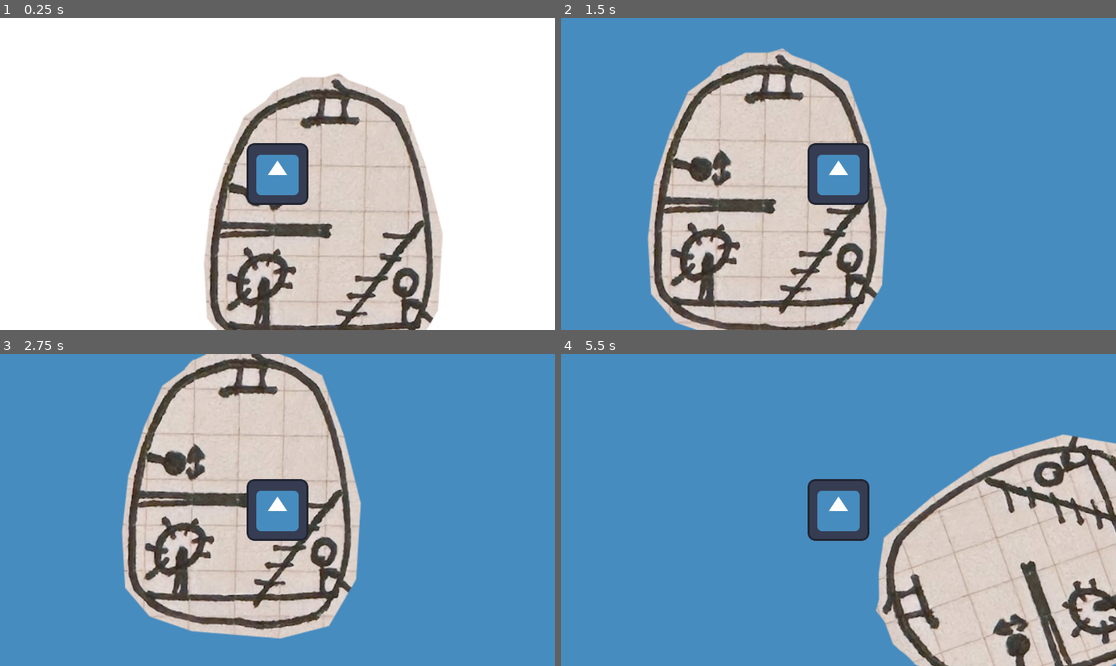
Above: before the commit, frames 1-4 (two rows, left to right).
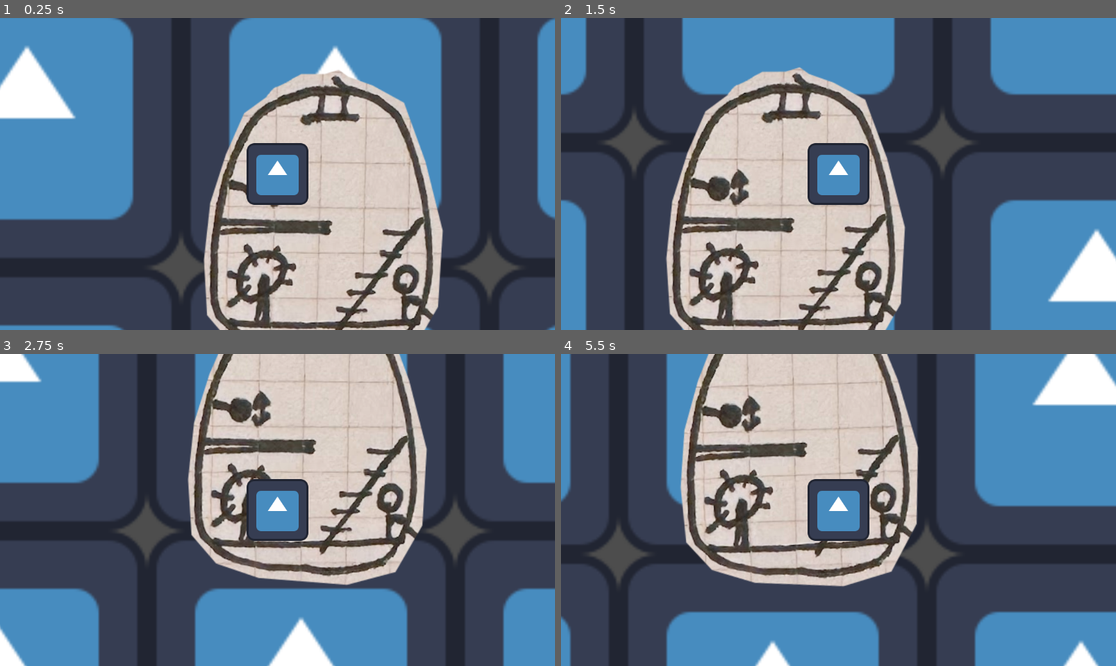
Above: after the commit, the same moments.

Repository: calzila/GGJ_2025
Game: Godot game, scene res://Overworld.tscn
Same seed, same stepped clock (60 frames per second), same inputs: the game is played once before the commit and once after it. The engine's default icon, where the game draws it, is replaced by a stand-in: a white triangle on a blue panel in a dark square.
Inputs:
- Up to frame 1 (0.25 s): no input
- Up to frame 2 (1.5 s): tap Enter (ui_accept) at 0.5, 0.77 s; hold Right (ui_right) from 0.53 s (still down)
- Up to frame 3 (2.75 s): tap Enter (ui_accept) at 1.52 s; release Right (ui_right) at 2.03 s; hold Left (ui_left) from 2.03 s (still down)
- Up to frame 4 (5.5 s): release Left (ui_left) at 2.78 s; hold Right (ui_right) 2.78-4.28 s; tap Enter (ui_accept) at 3.02, 3.77, 4.52 s; hold Left (ui_left) 4.28-5.03 s; hold Right (ui_right) from 5.03 s (still down)

The runs differ from the first frame. In frame 1, 75% of the frame differs, in the area x 0-100%, y 0-100%; in frame 2, 63%; in frame 3, 68%; in frame 4, 83%.

Commit message:
Making the background repeat

Diff:
--- a/Overworld.tscn
+++ b/Overworld.tscn
@@ -14,6 +14,9 @@
 
 [node name="Icon" type="Sprite2D" parent="."]
 z_index = -4
+texture_repeat = 2
 position = Vector2(393, -173)
-scale = Vector2(200, 200)
+scale = Vector2(5, 5)
 texture = ExtResource("3_g4m70")
+region_enabled = true
+region_rect = Rect2(0, 1000, 10000, 10000)
--- a/TheSub.tscn
+++ b/TheSub.tscn
@@ -12,15 +12,13 @@
 size = Vector2(250, 7)
 
 [node name="Node2D" type="RigidBody2D"]
+mass = 2.0
+linear_damp = 4.0
+angular_damp = 20.0
 
 [node name="Example5" type="CollisionShape2D" parent="."]
 position = Vector2(-11, -479)
 rotation = 1.52769
-shape = SubResource("RectangleShape2D_33m84")
-
-[node name="Example5" type="CollisionShape2D" parent="Example5"]
-position = Vector2(77.648, -175.818)
-rotation = 1.24895
 shape = SubResource("RectangleShape2D_33m84")
 
 [node name="Example4" type="CollisionShape2D" parent="."]
@@ -50,8 +48,7 @@
 position = Vector2(-237, -161)
 shape = SubResource("RectangleShape2D_33m84")
 
-[node name="Example3" type="CollisionShape2D" parent="."]
-position = Vector2(176.508, -90.4319)
-rotation = 0.572669
-scale = Vector2(1, 1)
+[node name="Example6" type="CollisionShape2D" parent="."]
+position = Vector2(168, -409)
+rotation = 2.77664
 shape = SubResource("RectangleShape2D_33m84")
